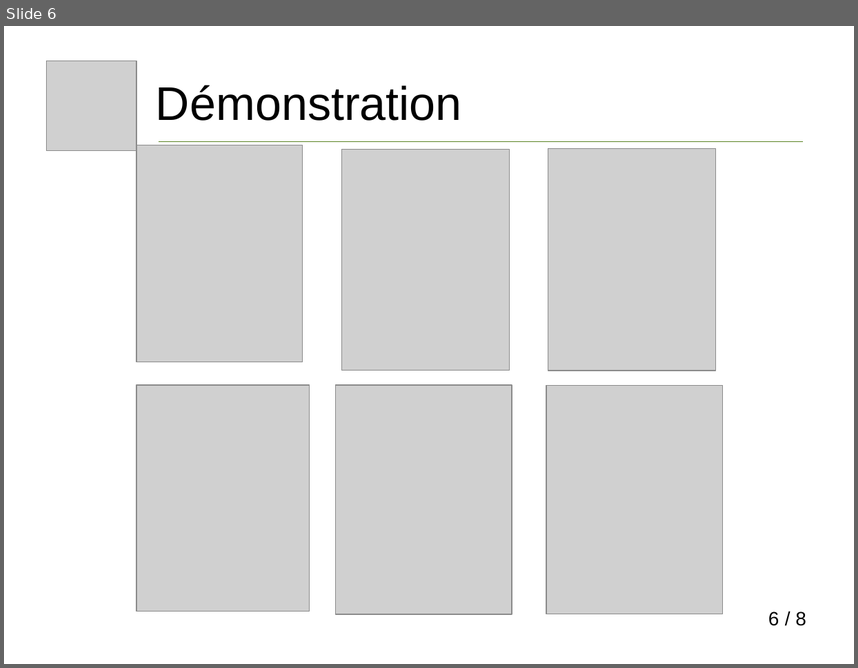
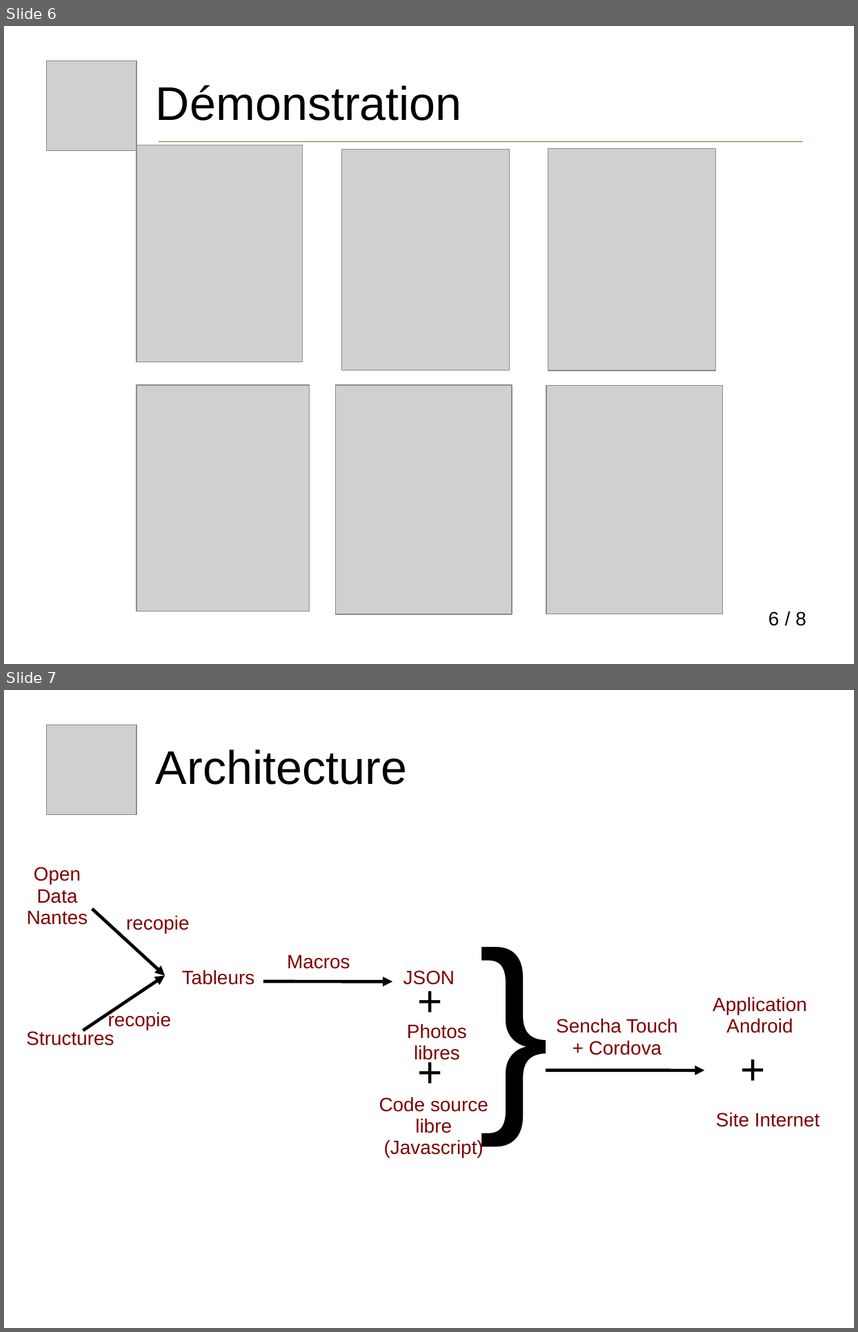
Before and after one commit to vivreanantes/VivreANantes_Complements, a slide deck: doc/Presentation_Mieux_Trier_A_Nantes.ppt. Shown one above the other, each under a label of ours: slide 6 before the commit, slides 6 and 7 after it. The pictures are 858x668 and 858x1332 pixels, drawn with LibreOffice and Linux fonts; fonts in the diff are those of the drawing; grey boxes stand for pictures. Boxes give left, top, right and bottom in pixels: in the first picture for what was removed or moved away, otherwise in the second. Text is boxed around its words. In the diff, an @@ line names an element or a change of style, - is before the commit and + after.

```diff
--- a/doc/Presentation_Mieux_Trier_A_Nantes.ppt
+++ b/doc/Presentation_Mieux_Trier_A_Nantes.ppt
@@ slide 7 added at <box>4,690,854,1328</box>, background #FFFFFF @@
@@ picture added at <box>46,724,136,815</box> @@
@@ text added at <box>156,749,407,785</box>, 44 pt, text #000000 @@
+Architecture
@@ text added at <box>27,867,87,925</box>, 18 pt, text #800000 @@
+Open
+Data
+Nantes
@@ arrow added from (92, 909) to (165, 976), #000000 3 pt @@
@@ text added at <box>126,915,190,933</box>, 18 pt, text #800000 @@
+recopie
@@ text added at <box>471,907,512,1172</box>, 200 pt, text #000000 @@
+}
@@ text added at <box>287,954,350,969</box>, 18 pt, text #800000 @@
+Macros
@@ arrow added from (83, 1030) to (165, 976), #000000 3 pt @@
@@ text added at <box>182,969,255,985</box>, 18 pt, text #800000 @@
+Tableurs
@@ text added at <box>404,970,455,985</box>, 18 pt, text #800000 @@
+JSON
@@ text added at <box>410,974,450,1033</box>, 40 pt, text #000000 @@
++
@@ arrow added from (263, 982) to (392, 982), #000000 3 pt @@
@@ text added at <box>713,996,807,1033</box>, 18 pt, text #800000 @@
+Application
+Android
@@ text added at <box>108,1012,172,1030</box>, 18 pt, text #800000 @@
+recopie
@@ text added at <box>556,1018,678,1055</box>, 18 pt, text #800000 @@
+Sencha Touch
++ Cordova
@@ text added at <box>26,1029,114,1045</box>, 18 pt, text #800000 @@
+Structures
@@ text added at <box>407,1023,467,1063</box>, 18 pt, text #800000 @@
+Photos
+libres
@@ text added at <box>410,1045,450,1105</box>, 40 pt, text #000000 @@
++
@@ text added at <box>733,1043,773,1102</box>, 40 pt, text #000000 @@
++
@@ arrow added from (546, 1070) to (705, 1070), #000000 3 pt @@
@@ text added at <box>379,1096,488,1158</box>, 18 pt, text #800000 @@
+Code source
+libre
+(Javascript)
@@ text added at <box>716,1112,820,1127</box>, 18 pt, text #800000 @@
+Site Internet
```
Also in this commit, not shown: 5 slides changed, 8 other files.
